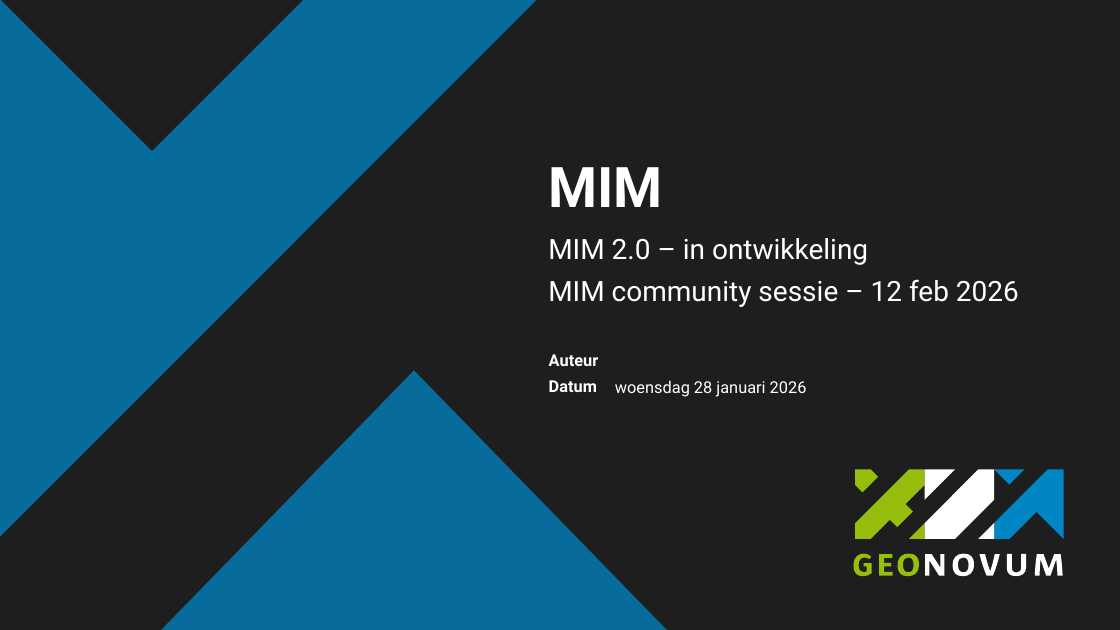
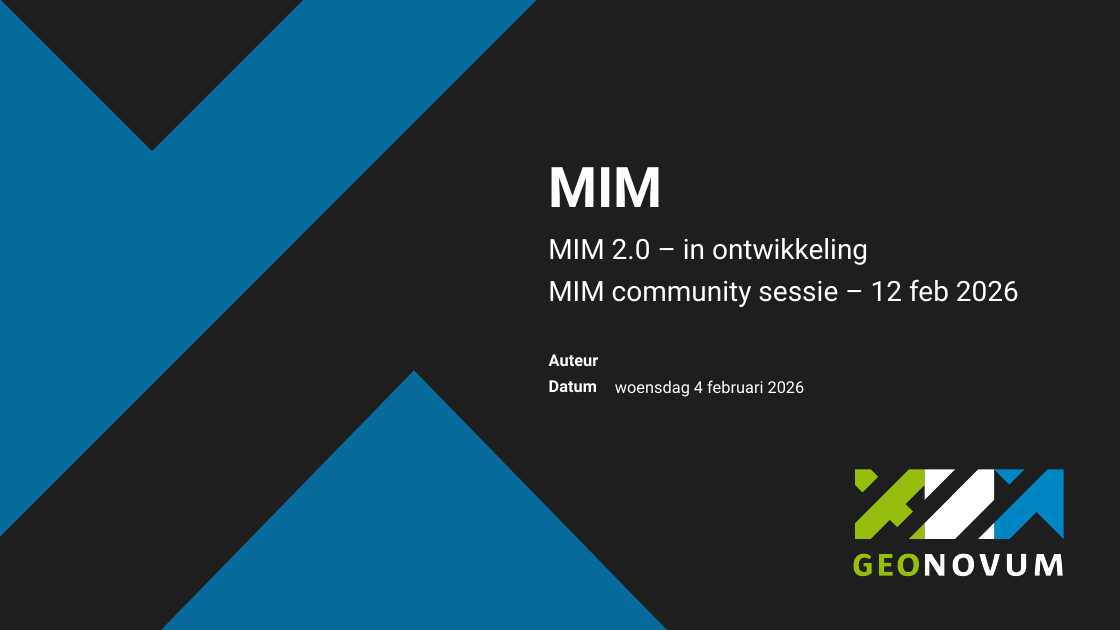
Before and after one commit to Geonovum/mim-metamodel, a slide deck: slide 1 of werkomgeving/presentaties/20260212-MIM - 2.0 in ontwikkeling.pptx. Drawn at 1120x630 pixels with LibreOffice and Linux fonts; fonts in the diff are those of the drawing; background and template pictures are left out; a plain dark background stands for a picture behind light text. Boxes give left, top, right and bottom in pixels: in the first picture for what was removed or moved away, otherwise in the second. Text is boxed around its words. In the diff, an @@ line names an element or a change of style, - is before the commit and + after.

```diff
--- a/werkomgeving/presentaties/20260212-MIM - 2.0 in ontwikkeling.pptx
+++ b/werkomgeving/presentaties/20260212-MIM - 2.0 in ontwikkeling.pptx
@@ text at (615, 380, 805, 397): text changed @@
-woensdag 28 januari 2026
+woensdag 4 februari 2026
```
Also in this commit, not shown: 3 other slides changed, 2 slides added, 10 slides removed.
